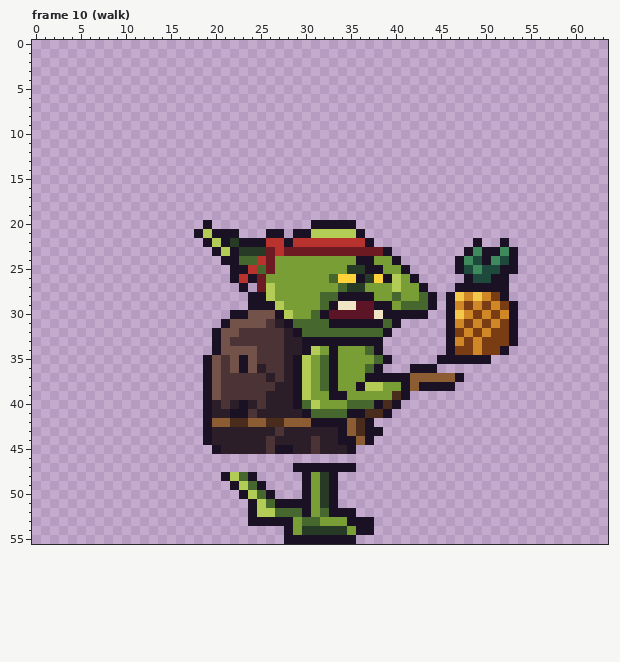
Edited in one commit: pixel-art file (assets/source/characters/goblin/goblin_b_h36.ase). Above: the version before the commit.
64x56 pixels, 27 frames. Shown: frame 10 (walk). The commit also changed other frames, which this record leaves out.
Once edited:
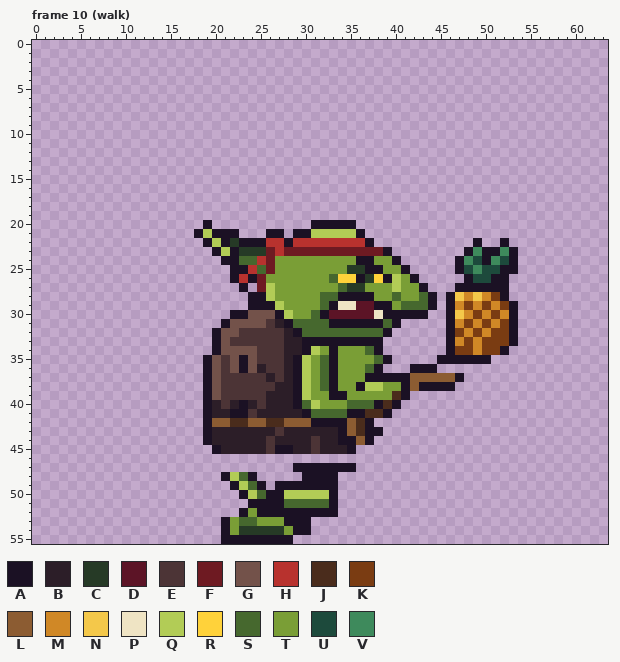
Palette (. is transparent): A #1b1124  B #2c1e28  C #263a26  D #5c1426  E #4c3436  F #6e1a22  G #73524a  H #b8322e  J #4a2c1c  K #7a3c12  L #8c5c32  M #d08826  N #f4c84a  P #efe4c4  Q #b2cc56  R #ffd23a  S #46682e  T #7a9e36  U #1d4a3c  V #3e8a5c
What changed:
Changed rows in their new state; - is an unchanged pixel.
Frame 10 (walk), layer "body":
first column x 21:
48 ----------AA-----
49 ------AAA-AA-----
50 ------AQQQQQ-----
51 ----AA-SSSSS-----
52 --ATAAAAA-AA-..--
53 ATSSTTT-AA.......
54 ATCCCCCTAA.......
55 AAAAAAA-.......--
Pixel boxes of the changes (left, top, right, bottom) in both pictures:
changed: (221, 472, 374, 544)
